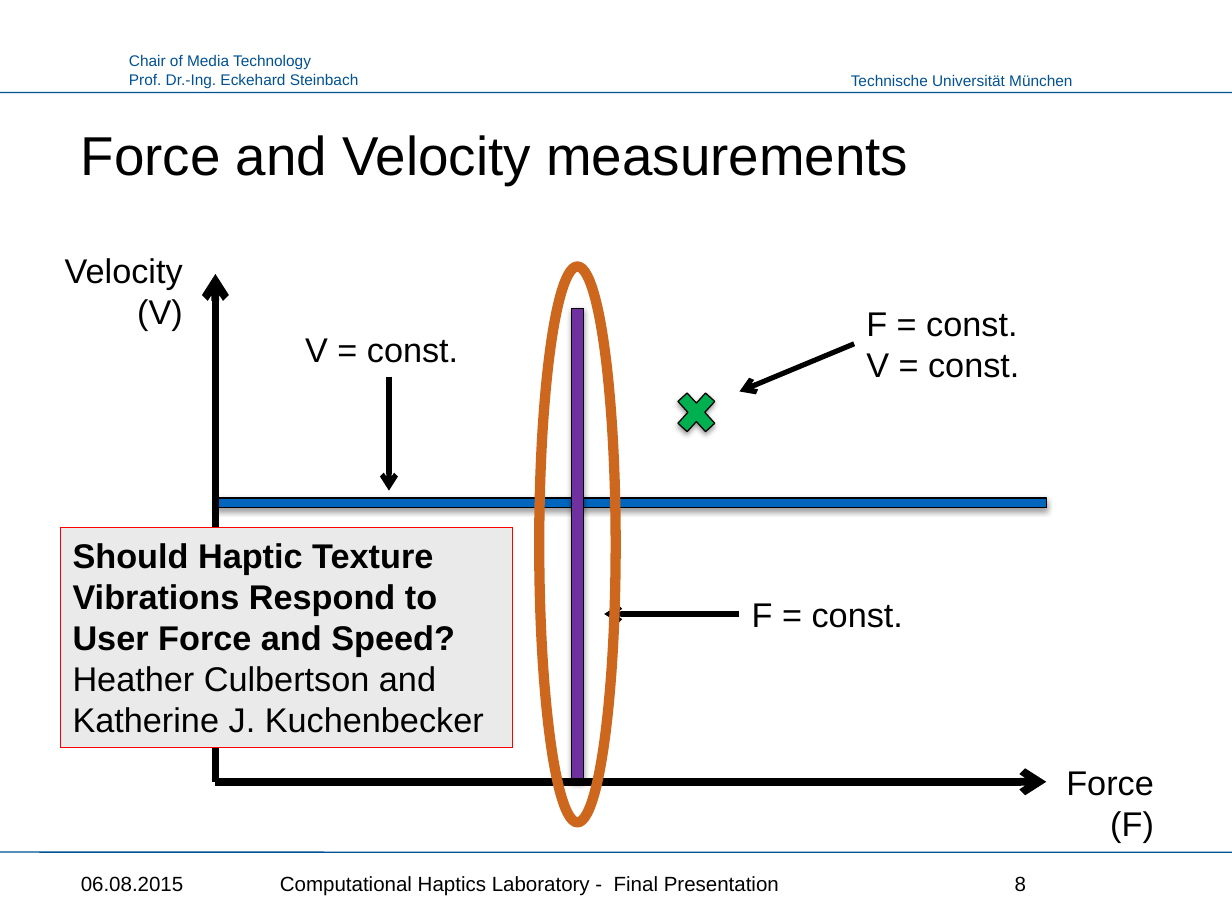
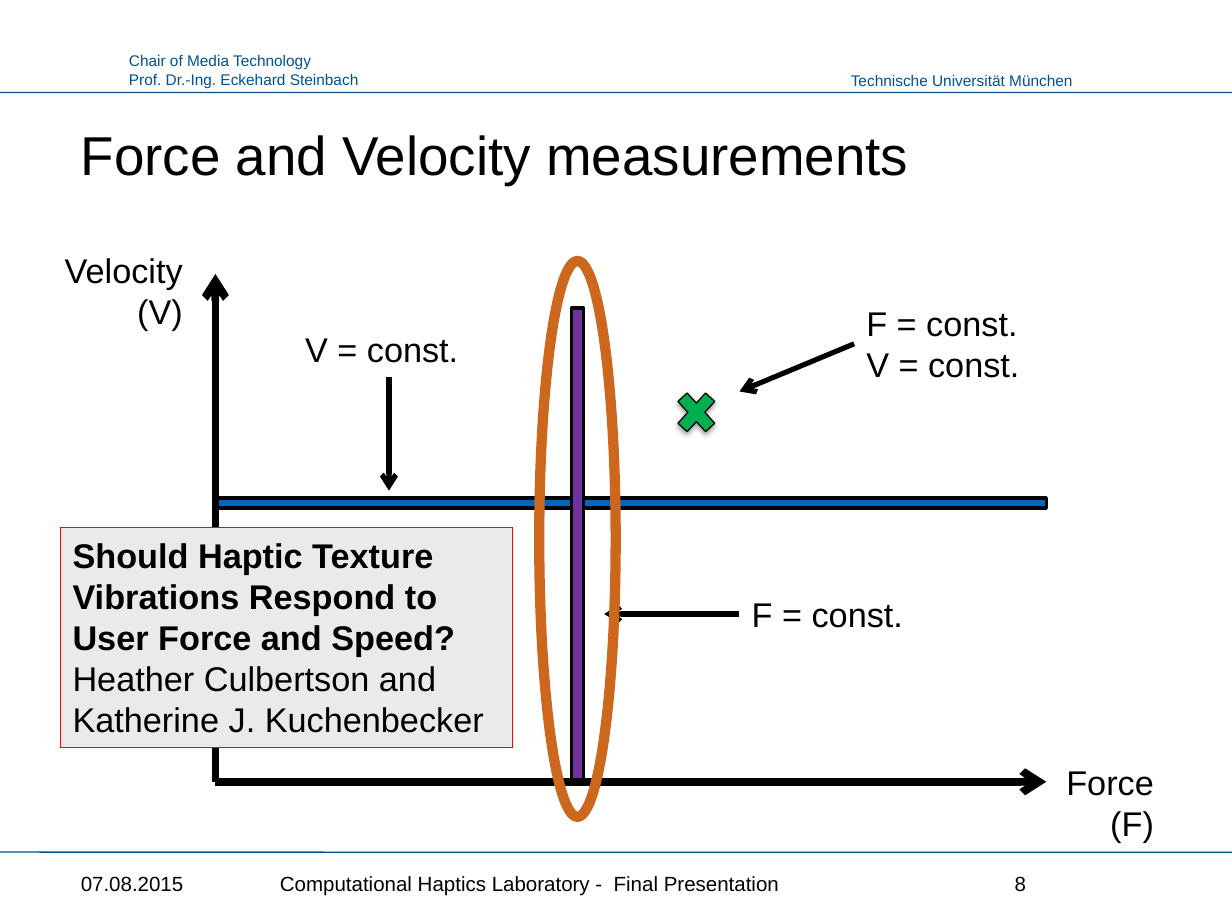
Before and after one commit to Punkbuster0401/HapticsLab, a slide deck: slide 8 of Haptics_Presentation.pptx. Drawn at 1232x924 pixels with LibreOffice and Linux fonts; fonts in the diff are those of the drawing; background and template pictures are left out. Boxes give left, top, right and bottom in pixels: in the first picture for what was removed or moved away, otherwise in the second. Text is boxed around its words. In the diff, an @@ line names an element or a change of style, - is before the commit and + after.

```diff
--- a/Haptics_Presentation.pptx
+++ b/Haptics_Presentation.pptx
@@ ellipse: place and size @@
-ellipse at <box>540,266,616,822</box>
+ellipse at <box>540,261,616,817</box>
@@ rectangle at <box>572,308,584,780</box>: outline #000000 0.75 pt to #000000 2 pt; shadow off @@
@@ rectangle at <box>216,498,1046,508</box>: outline #000000 0.75 pt to #000000 2 pt; shadow off @@
@@ text at <box>81,876,184,892</box>: text changed @@
-06.08.2015
+07.08.2015
```
Also in this commit, not shown: 18 other slides changed, 1 slide added, 1 other file.
